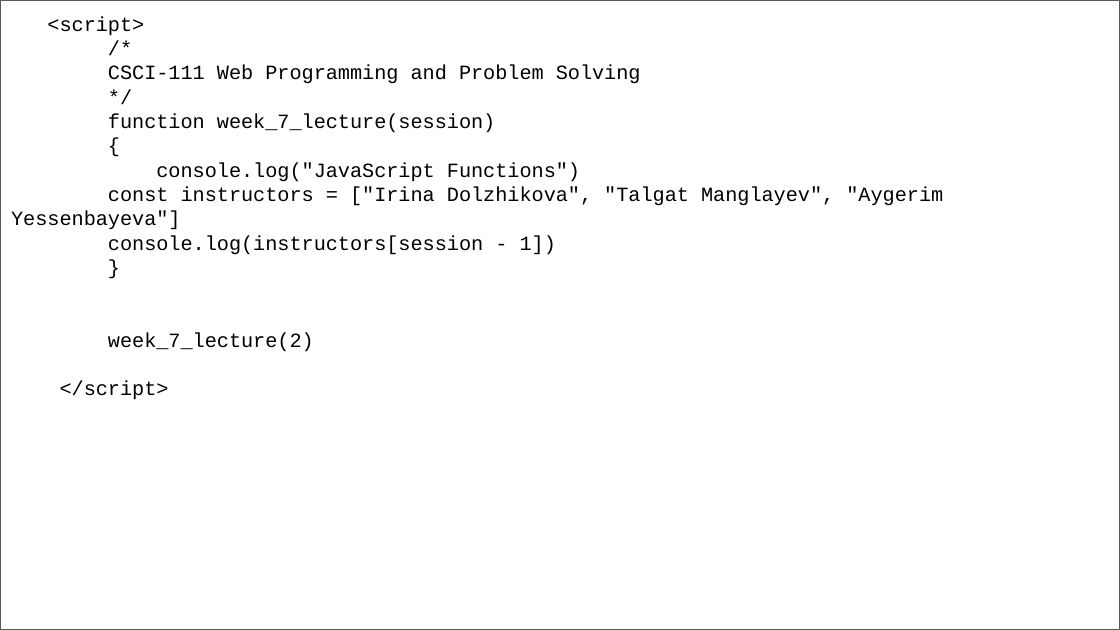
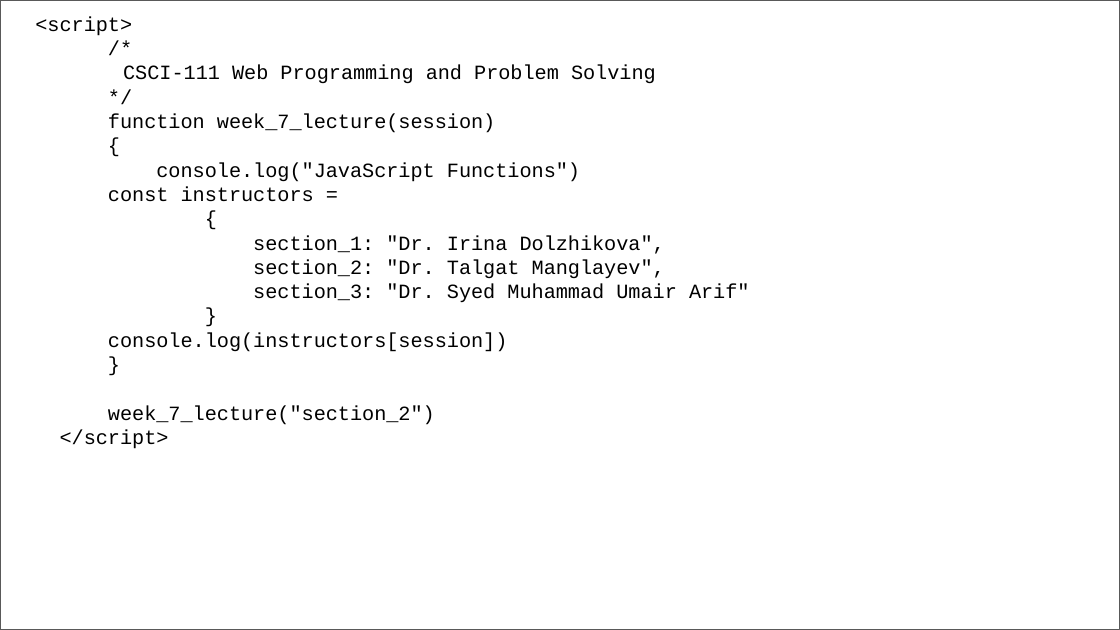
Before and after one commit to manglayev/nu-courses-material, a slide deck: slide 1 of CSCI-111/week-7/week-7-lecture/week-7-lecture.pptx. Drawn at 1120x630 pixels with LibreOffice and Linux fonts; fonts in the diff are those of the drawing. Boxes give left, top, right and bottom in pixels: in the first picture for what was removed or moved away, otherwise in the second. Text is boxed around its words. In the diff, an @@ line names an element or a change of style, - is before the commit and + after.

Commit message:
updated the week-7 material

```diff
--- a/CSCI-111/week-7/week-7-lecture/week-7-lecture.pptx
+++ b/CSCI-111/week-7/week-7-lecture/week-7-lecture.pptx
@@ text in rectangle at [108,187,750,303]: text changed @@
-const instructors = ["Irina Dolzhikova", "Talgat Manglayev", "Aygerim Yessenbayeva"]
-console.log(instructors[session - 1])
+const instructors =
+{
+section_1: "Dr. Irina Dolzhikova",
+section_2: "Dr. Talgat Manglayev",
+section_3: "Dr. Syed Muhammad Umair Arif"
@@ text in rectangle at [108,332,508,425]: text changed @@
-week_7_lecture(2)
+console.log(instructors[session])
+}
+week_7_lecture("section_2")
```
Also in this commit, not shown: 10 other slides changed, 10 other files.
